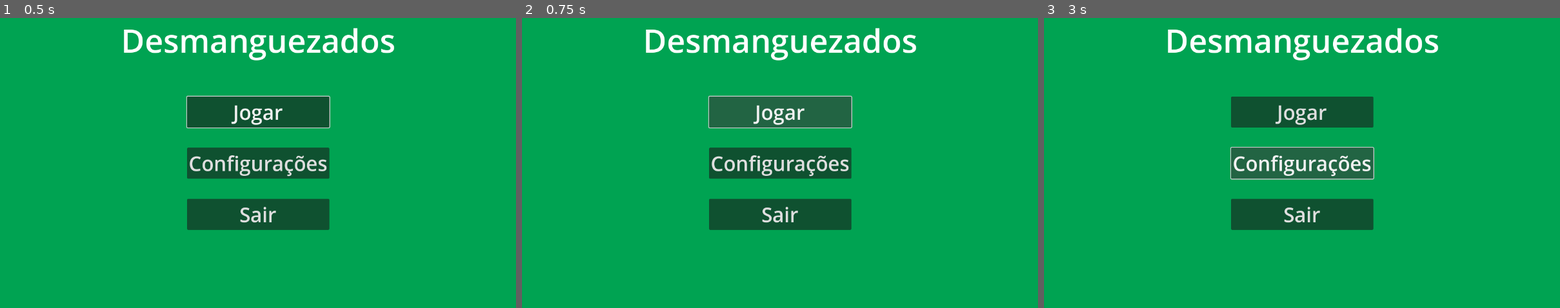
Above: before the commit, frames 1-3 (left to right).
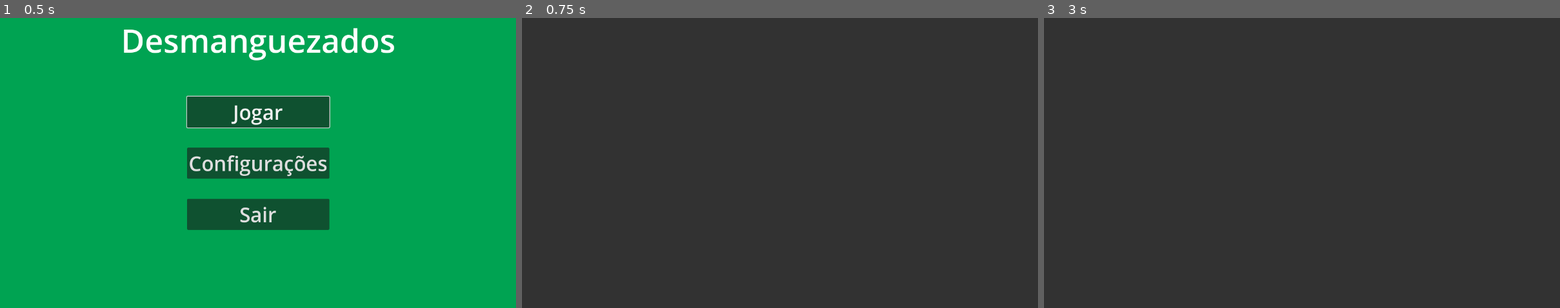
Above: after the commit, the same moments.

Repository: pauloBFalmeida/desmanguezados
Game: Godot game, scene res://Cenas/Menus/menuPrincipal.tscn
The game is run twice, just before and just after one commit, with the same random seed, the same clock (stepped at 60 frames per second) and the same inputs. The engine's default icon, where the game draws it, is replaced by a stand-in: a white triangle on a blue panel in a dark square.
Inputs (mouse positions are in pixels of both pictures, inside the frame that each line leads up to):
- Up to frame 1 (0.5 s): no input
- Up to frame 2 (0.75 s): click "Jogar" at 0.5 s
- Up to frame 3 (3 s): click (1302, 110) at 1.25 s, where only the run before the commit has a clickable "Jogar"; click (1302, 110) at 2 s, where only the run before the commit has a clickable "Jogar"; click (1302, 163) at 2.75 s, where only the run before the commit has a clickable "Configurações"

Frame 1 is identical in both runs. In frame 2, 100% of the frame differs, in the area x 0-100%, y 0-100%; in frame 3, 100%.

Commit message:
players individual inputs

Diff:
--- /dev/null
+++ b/Cenas/Menus/node_2d.tscn
@@ -0,0 +1,13 @@
+[gd_scene load_steps=3 format=3 uid="uid://ddebq3xx4kxj8"]
+
+[ext_resource type="Script" uid="uid://5ubk1yda5wp0" path="res://playerMgmt.gd" id="1_mtofs"]
+[ext_resource type="Texture2D" uid="uid://mqhusyq3gsru" path="res://Assets/temp/black.png" id="2_oncq8"]
+
+[node name="Node2D" type="Node2D"]
+script = ExtResource("1_mtofs")
+
+[node name="Black" type="Sprite2D" parent="."]
+modulate = Color(1, 1, 1, 0.34902)
+position = Vector2(656, 343)
+scale = Vector2(1.56701, 1.96341)
+texture = ExtResource("2_oncq8")
--- /dev/null
+++ b/Cenas/player.tscn
@@ -0,0 +1,8 @@
+[gd_scene load_steps=3 format=3 uid="uid://dmdu18s2155n3"]
+
+[ext_resource type="Texture2D" uid="uid://cvesjtff0f2n6" path="res://icon.svg" id="1_ytnb3"]
+[ext_resource type="Script" uid="uid://wmjg8xw6jhs4" path="res://Scripts/player.gd" id="2_pmvhq"]
+
+[node name="Icon" type="Sprite2D"]
+texture = ExtResource("1_ytnb3")
+script = ExtResource("2_pmvhq")
--- /dev/null
+++ b/Scripts/Autoloads/inputManager.gd
@@ -0,0 +1,26 @@
+extends Node
+
+var actions_player = {}
+
+const action_names = [
+	"move_left",
+	"move_right",
+	"move_down",
+	"move_up"
+]
+
+func add_controller(player_id: int, device_id: int) -> void:
+	actions_player[player_id] = {}
+	for action_name in action_names:
+		var new_name: String = action_name + "_" +str(device_id)
+		var ref_name: String = "contr_" + action_name
+		_clone_action(ref_name, new_name, device_id)
+		actions_player[player_id][action_name] = new_name
+
+func _clone_action(original: String, new_name: String, device_id: int):
+	if not InputMap.has_action(new_name):
+		InputMap.add_action(new_name)
+	for event in InputMap.action_get_events(original):
+		var event_copy = event.duplicate()
+		event_copy.device = device_id
+		InputMap.action_add_event(new_name, event_copy)
--- a/Scripts/Autoloads/sceneManager.gd
+++ b/Scripts/Autoloads/sceneManager.gd
@@ -14,9 +14,6 @@
 	#if level_paths.has(level):
 		#change_scene(level_paths[level])
 
-func goto_result_menu():
-	change_scene(RESULTADO_PATH)
-
 # ------  ---------
 func change_scene(path: String):
 	# Clean up current scene
--- a/Scripts/Menus/menu_principal.gd
+++ b/Scripts/Menus/menu_principal.gd
@@ -4,8 +4,7 @@
 	$GridContainer/ButtonJogar.grab_focus()
 
 func _on_button_jogar_pressed() -> void:
-	pass # Replace with function body.
-
+	SceneManager.change_scene("res://Cenas/Menus/node_2d.tscn")
 
 func _on_button_config_pressed() -> void:
 	pass
--- /dev/null
+++ b/Scripts/player.gd
@@ -0,0 +1,25 @@
+extends Sprite2D
+
+var device_id : int = -1
+
+var speed: float = 250.0
+
+var action : Dictionary
+
+func _process(delta: float) -> void:
+	var move_dir = Input.get_vector(action["move_left"], action["move_right"], action["move_up"], action["move_down"])
+
+	global_position += move_dir * delta * speed
+
+func _input(event):
+	## do nothing if device id does not match the assigned id
+	if event.device != device_id:
+		return
+
+	## do nothing if no device id assigned
+	if device_id == -1:
+		return
+
+	## Process events!
+	if (Input.is_action_just_pressed("x")):
+		visible = not visible
--- /dev/null
+++ b/playerMgmt.gd
@@ -0,0 +1,32 @@
+extends Node2D
+
+var players = {}
+
+func _set_device_id(player: Node, device_id: int) -> void:
+	## give it a name so it's unique, if you really want
+	player.set_name('player' + str(device_id))
+
+	## Give the player instance a device id so it can handle its own events
+	player.device_id = device_id
+	## register the player in the players dict
+	players[device_id] = player
+
+	player.action = InputManager.actions_player[1]
+
+
+func _input(event):
+	var device_id = event.device
+	 ## Check to see that that event id on an action
+	if not players.get(device_id) and event.is_action_pressed("start"):
+		#
+		InputManager.add_controller(1, device_id)
+
+		## create the player scene instance
+		var playerScene = preload("res://Cenas/player.tscn")
+		var player = playerScene.instantiate()
+
+		_set_device_id(player, device_id)
+
+		## Add the player to the scene
+		add_child(player)
+		player.global_position = Vector2(100, 100)
--- a/project.godot
+++ b/project.godot
@@ -18,6 +18,7 @@
 [autoload]
 
 SceneManager="*res://Scripts/Autoloads/sceneManager.gd"
+InputManager="*res://Scripts/Autoloads/inputManager.gd"
 
 [display]
 
@@ -44,6 +45,77 @@
 , Object(InputEventJoypadButton,"resource_local_to_scene":false,"resource_name":"","device":-1,"button_index":0,"pressure":0.0,"pressed":true,"script":null)
 ]
 }
+start={
+"deadzone": 0.2,
+"events": [Object(InputEventJoypadButton,"resource_local_to_scene":false,"resource_name":"","device":-1,"button_index":6,"pressure":0.0,"pressed":true,"script":null)
+, Object(InputEventJoypadButton,"resource_local_to_scene":false,"resource_name":"","device":-1,"button_index":5,"pressure":0.0,"pressed":true,"script":null)
+]
+}
+x={
+"deadzone": 0.2,
+"events": [Object(InputEventJoypadButton,"resource_local_to_scene":false,"resource_name":"","device":-1,"button_index":0,"pressure":0.0,"pressed":true,"script":null)
+]
+}
+contr_move_left={
+"deadzone": 0.2,
+"events": [Object(InputEventJoypadMotion,"resource_local_to_scene":false,"resource_name":"","device":-1,"axis":0,"axis_value":-1.0,"script":null)
+]
+}
+contr_move_right={
+"deadzone": 0.2,
+"events": [Object(InputEventJoypadMotion,"resource_local_to_scene":false,"resource_name":"","device":-1,"axis":0,"axis_value":1.0,"script":null)
+]
+}
+contr_move_up={
+"deadzone": 0.2,
+"events": [Object(InputEventJoypadMotion,"resource_local_to_scene":false,"resource_name":"","device":-1,"axis":1,"axis_value":-1.0,"script":null)
+]
+}
+contr_move_down={
+"deadzone": 0.2,
+"events": [Object(InputEventJoypadMotion,"resource_local_to_scene":false,"resource_name":"","device":-1,"axis":1,"axis_value":1.0,"script":null)
+]
+}
+key_1_move_left={
+"deadzone": 0.2,
+"events": [Object(InputEventKey,"resource_local_to_scene":false,"resource_name":"","device":-1,"window_id":0,"alt_pressed":false,"shift_pressed":false,"ctrl_pressed":false,"meta_pressed":false,"pressed":false,"keycode":0,"physical_keycode":65,"key_label":0,"unicode":65,"location":0,"echo":false,"script":null)
+]
+}
+key_1_move_right={
+"deadzone": 0.2,
+"events": [Object(InputEventKey,"resource_local_to_scene":false,"resource_name":"","device":-1,"window_id":0,"alt_pressed":false,"shift_pressed":false,"ctrl_pressed":false,"meta_pressed":false,"pressed":false,"keycode":0,"physical_keycode":68,"key_label":0,"unicode":68,"location":0,"echo":false,"script":null)
+]
+}
+key_1_move_up={
+"deadzone": 0.2,
+"events": [Object(InputEventKey,"resource_local_to_scene":false,"resource_name":"","device":-1,"window_id":0,"alt_pressed":false,"shift_pressed":false,"ctrl_pressed":false,"meta_pressed":false,"pressed":false,"keycode":0,"physical_keycode":87,"key_label":0,"unicode":87,"location":0,"echo":false,"script":null)
+]
+}
+key_1_move_down={
+"deadzone": 0.2,
+"events": [Object(InputEventKey,"resource_local_to_scene":false,"resource_name":"","device":-1,"window_id":0,"alt_pressed":false,"shift_pressed":false,"ctrl_pressed":false,"meta_pressed":false,"pressed":false,"keycode":0,"physical_keycode":83,"key_label":0,"unicode":83,"location":0,"echo":false,"script":null)
+]
+}
+key_2_move_left={
+"deadzone": 0.2,
+"events": [Object(InputEventKey,"resource_local_to_scene":false,"resource_name":"","device":-1,"window_id":0,"alt_pressed":false,"shift_pressed":false,"ctrl_pressed":false,"meta_pressed":false,"pressed":false,"keycode":0,"physical_keycode":4194319,"key_label":0,"unicode":0,"location":0,"echo":false,"script":null)
+]
+}
+key_2_move_right={
+"deadzone": 0.2,
+"events": [Object(InputEventKey,"resource_local_to_scene":false,"resource_name":"","device":-1,"window_id":0,"alt_pressed":false,"shift_pressed":false,"ctrl_pressed":false,"meta_pressed":false,"pressed":false,"keycode":0,"physical_keycode":4194321,"key_label":0,"unicode":0,"location":0,"echo":false,"script":null)
+]
+}
+key_2_move_up={
+"deadzone": 0.2,
+"events": [Object(InputEventKey,"resource_local_to_scene":false,"resource_name":"","device":-1,"window_id":0,"alt_pressed":false,"shift_pressed":false,"ctrl_pressed":false,"meta_pressed":false,"pressed":false,"keycode":0,"physical_keycode":4194320,"key_label":0,"unicode":0,"location":0,"echo":false,"script":null)
+]
+}
+key_2_move_down={
+"deadzone": 0.2,
+"events": [Object(InputEventKey,"resource_local_to_scene":false,"resource_name":"","device":-1,"window_id":0,"alt_pressed":false,"shift_pressed":false,"ctrl_pressed":false,"meta_pressed":false,"pressed":false,"keycode":0,"physical_keycode":4194322,"key_label":0,"unicode":0,"location":0,"echo":false,"script":null)
+]
+}
 
 [rendering]
 
Binary file added: Assets/temp/black.png
Not shown, added: Assets/temp/black.png.import
Not shown, added: Scripts/Autoloads/inputManager.gd.uid
Not shown, added: Scripts/player.gd.uid
Not shown, added: playerMgmt.gd.uid
